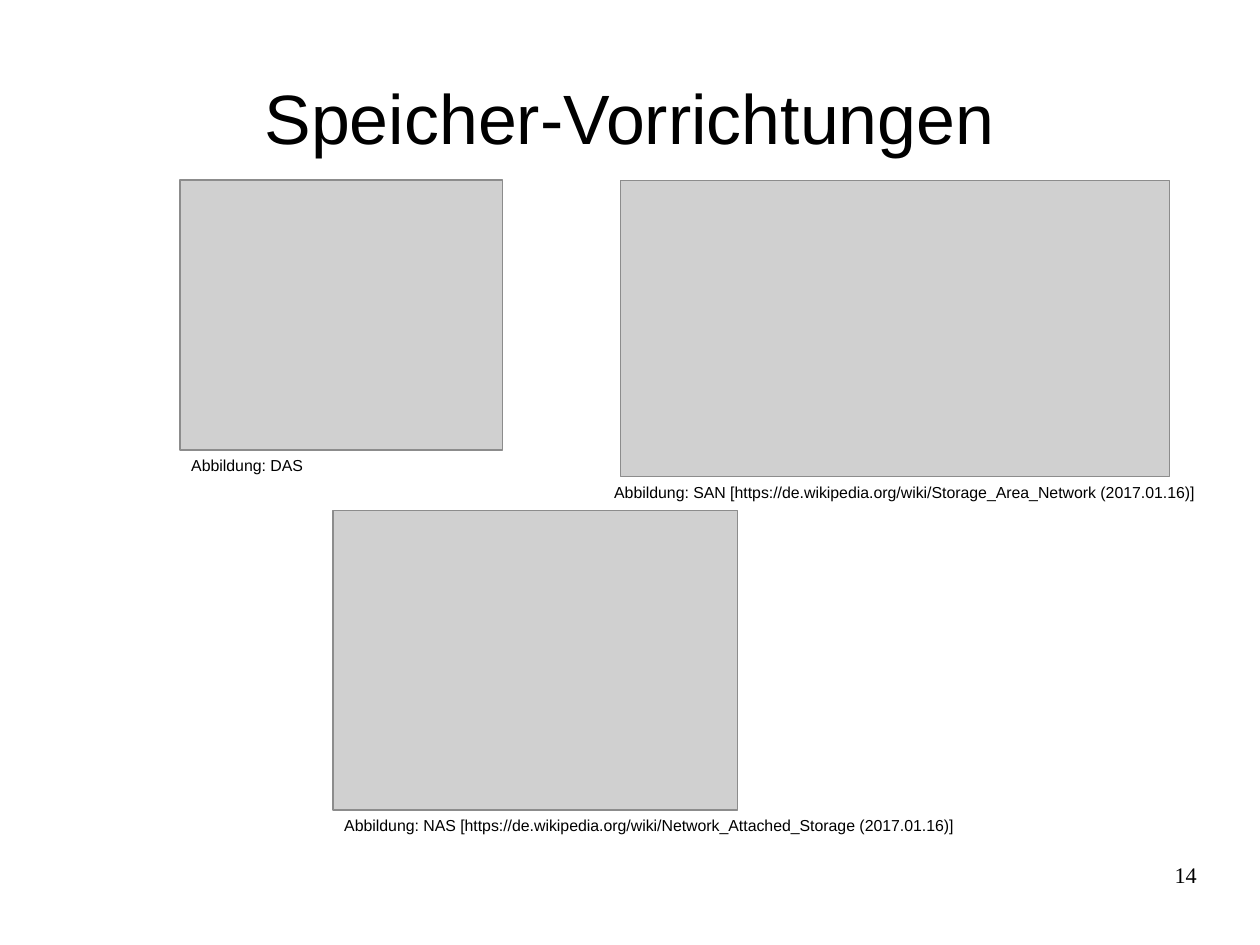
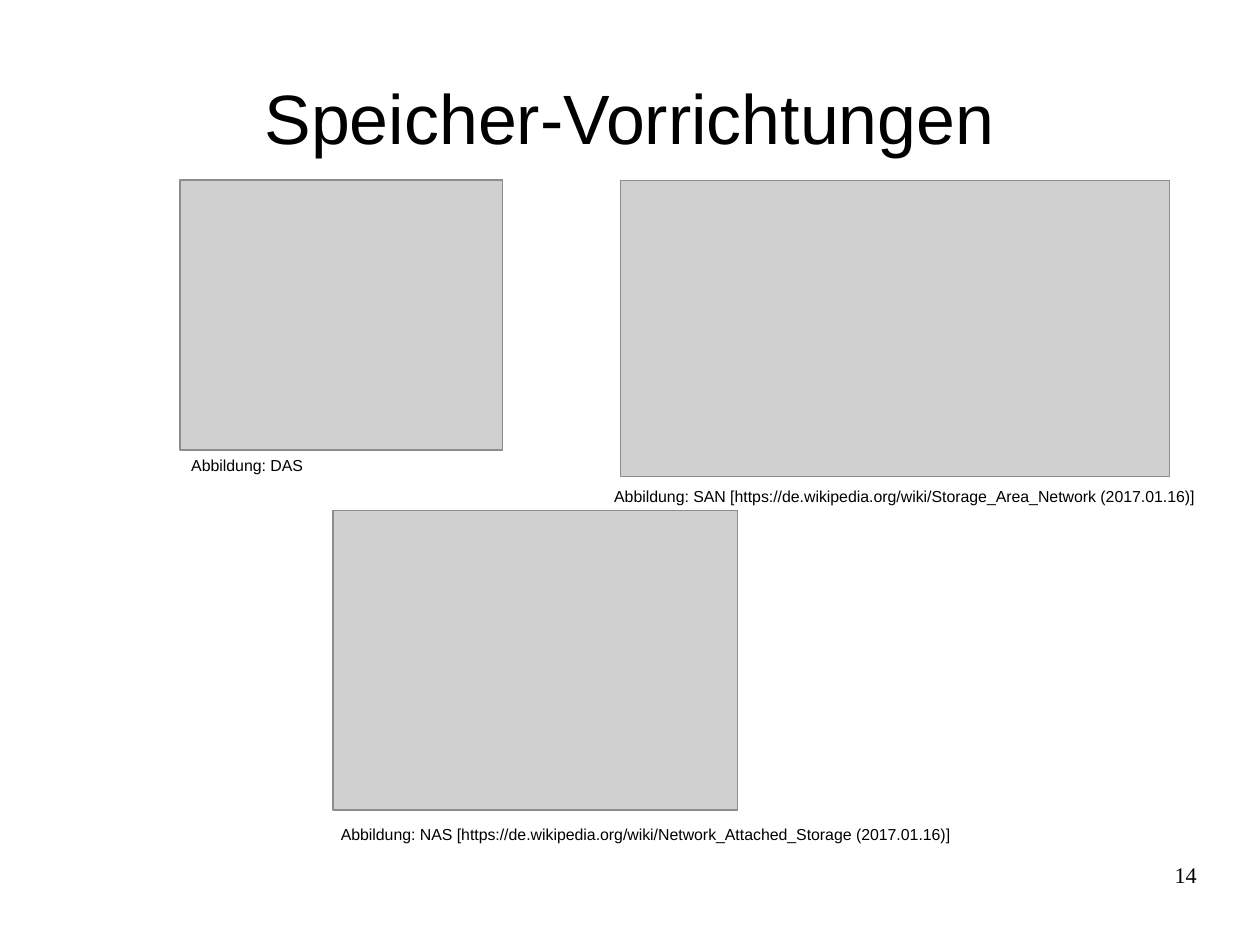
Before and after one commit to celentanos/inora, a slide deck: slide 14 of inora_vortrag_a.odp. Drawn at 1260x945 pixels with LibreOffice and Linux fonts; fonts in the diff are those of the drawing; grey boxes stand for pictures. Boxes give left, top, right and bottom in pixels: in the first picture for what was removed or moved away, otherwise in the second. Text is boxed around its words. In the diff, an @@ line names an element or a change of style, - is before the commit and + after.

```diff
--- a/inora_vortrag_a.odp
+++ b/inora_vortrag_a.odp
@@ text "Abbildung: SAN [https://de.wikipedia.org/wiki/Storage_Area_N ...": place and size @@
-text "Abbildung: SAN [https://de.wikipedia.org/wiki/Storage_Area_N ..." at <box>614,486,1194,502</box>
+text "Abbildung: SAN [https://de.wikipedia.org/wiki/Storage_Area_N ..." at <box>614,490,1194,506</box>
@@ text "Abbildung: NAS [https://de.wikipedia.org/wiki/Network_Attach ...": place and size @@
-text "Abbildung: NAS [https://de.wikipedia.org/wiki/Network_Attach ..." at <box>344,819,953,835</box>
+text "Abbildung: NAS [https://de.wikipedia.org/wiki/Network_Attach ..." at <box>341,828,950,844</box>
```
Also in this commit, not shown: 5 other slides changed, 2 slides added, 1 slide removed, 2 other files.
